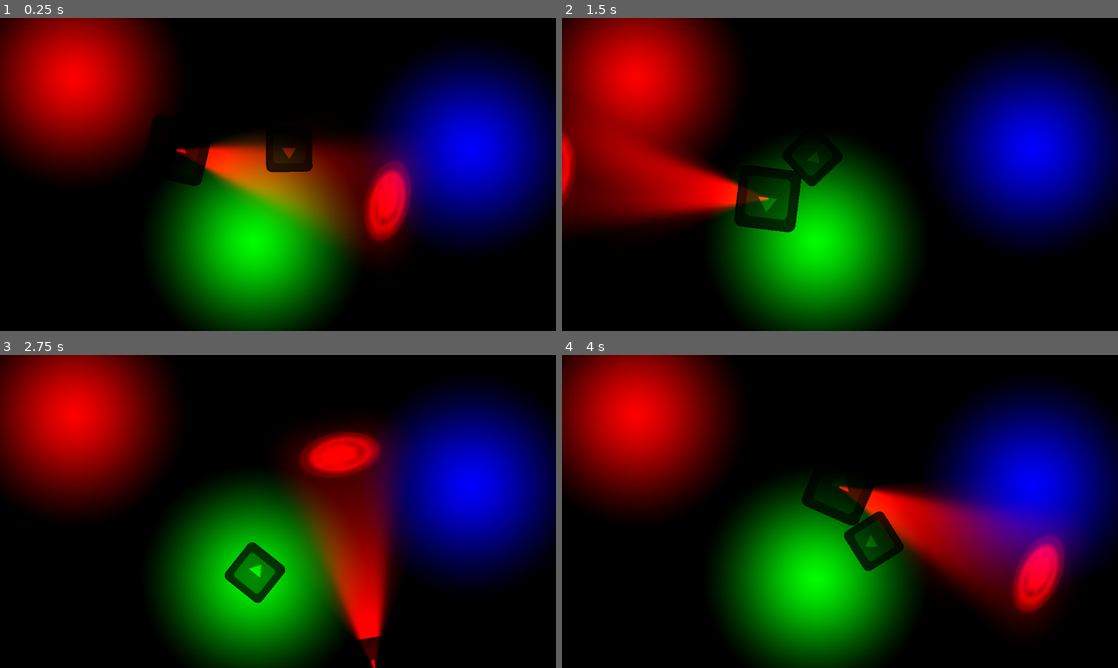
Above: before the commit, frames 1-4 (two rows, left to right).
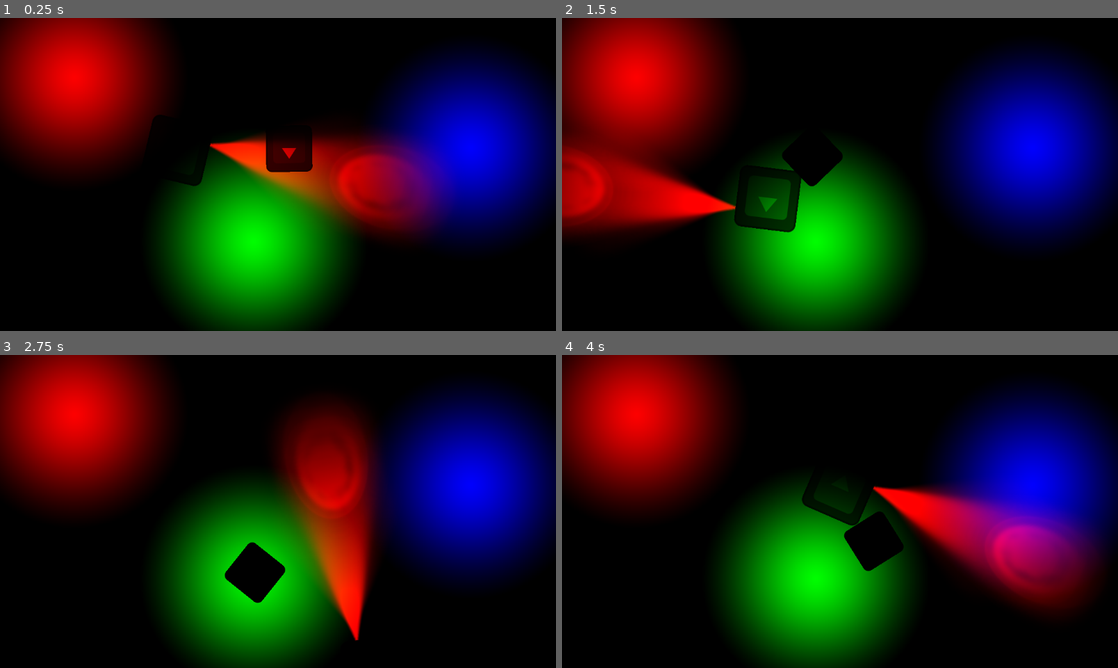
Above: after the commit, the same moments.

Repository: age-of-asparagus/chili-code-jam
Game: Godot game, scene res://world.tscn
Same seed, same stepped clock (60 frames per second), same inputs: the game is played once before the commit and once after it. The engine's default icon, where the game draws it, is replaced by a stand-in: a white triangle on a blue panel in a dark square.
Inputs (mouse positions are in pixels of both pictures, inside the frame that each line leads up to):
- Up to frame 1 (0.25 s): no input
- Up to frame 2 (1.5 s): move the mouse to (962, 158) at 0.52 s; hold Right (ui_right) 0.53-1.28 s; tap Enter at 1.25 s; move the mouse to (728, 190) at 1.27 s; hold Down (ui_down) from 1.28 s (still down)
- Up to frame 3 (2.75 s): move the mouse to (333, 442) at 2.02 s; release Down (ui_down) at 2.03 s; hold Right (ui_right) from 2.03 s (still down)
- Up to frame 4 (4 s): move the mouse to (812, 574) at 2.77 s; release Right (ui_right) at 2.78 s; hold Up (ui_up) 2.78-3.53 s; move the mouse to (1006, 558) at 3.52 s; hold Left (ui_left) from 3.53 s (still down)

The runs differ from the first frame. In frame 1, 10% of the frame differs, in the area x 31-81%, y 37-77%; in frame 2, 8.2%; in frame 3, 12%, in the area x 40-72%, y 14-100%; in frame 4, 11%.

Commit message:
Playing around with lights part 2

Diff:
--- a/LightingSystem/BasicLight.tscn
+++ b/LightingSystem/BasicLight.tscn
@@ -3,7 +3,6 @@
 [ext_resource type="Texture2D" uid="uid://clvkgk13i6gtp" path="res://LightingSystem/BasicLightGradientTexture.tres" id="1_fk03e"]
 
 [node name="PointLight2D" type="PointLight2D"]
-shadow_enabled = true
 shadow_color = Color(0.442911, 0.442911, 0.442911, 0)
 texture = ExtResource("1_fk03e")
 texture_scale = 2.0
--- a/LightingSystem/FlashLight.tscn
+++ b/LightingSystem/FlashLight.tscn
@@ -18,5 +18,6 @@
 
 [node name="CanvasModulate" type="CanvasModulate" parent="."]
 visible = false
+visibility_layer = 3
 position = Vector2(-393, -281)
 color = Color(0, 0, 0, 1)
--- /dev/null
+++ b/light_test_world.tscn
@@ -0,0 +1,28 @@
+[gd_scene load_steps=4 format=3 uid="uid://ca3koqq4dsll1"]
+
+[ext_resource type="Texture2D" uid="uid://bhxwi07oy7bb4" path="res://icon.svg" id="1_4wuoe"]
+[ext_resource type="Texture2D" uid="uid://clvkgk13i6gtp" path="res://LightingSystem/BasicLightGradientTexture.tres" id="2_iacfg"]
+[ext_resource type="PackedScene" uid="uid://bl7ioa7ir5xsw" path="res://LightingSystem/BasicLight.tscn" id="3_fdyyi"]
+
+[node name="LightTestsWorld" type="Node2D"]
+
+[node name="CanvasLayer" type="CanvasLayer" parent="."]
+
+[node name="CanvasModulate" type="CanvasModulate" parent="CanvasLayer"]
+color = Color(0, 0, 0, 1)
+
+[node name="PointLight2D" type="PointLight2D" parent="CanvasLayer"]
+position = Vector2(206, 79)
+range_layer_min = -1
+range_layer_max = 1
+texture = ExtResource("2_iacfg")
+
+[node name="PointLight2D2" parent="CanvasLayer" instance=ExtResource("3_fdyyi")]
+position = Vector2(81, 204)
+range_layer_min = -1
+range_layer_max = 1
+texture_scale = 1.0
+
+[node name="Icon" type="Sprite2D" parent="CanvasLayer"]
+position = Vector2(132, 139)
+texture = ExtResource("1_4wuoe")
--- a/player.tscn
+++ b/player.tscn
@@ -10,6 +10,7 @@
 script = ExtResource("1_w1kno")
 
 [node name="Sprite2D" type="Sprite2D" parent="."]
+light_mask = 63
 texture = ExtResource("2_incig")
 
 [node name="CollisionShape2D" type="CollisionShape2D" parent="."]
--- a/project.godot
+++ b/project.godot
@@ -59,6 +59,15 @@
 ]
 }
 
+[layer_names]
+
+2d_render/layer_1="Red"
+2d_render/layer_2="Yellow"
+2d_render/layer_3="Green"
+2d_render/layer_4="Cyan"
+2d_render/layer_5="Blue"
+2d_render/layer_6="Magenta"
+
 [rendering]
 
 renderer/rendering_method="gl_compatibility"
--- a/world.tscn
+++ b/world.tscn
@@ -1,9 +1,10 @@
-[gd_scene load_steps=6 format=3 uid="uid://cs26ourwgjhd"]
+[gd_scene load_steps=7 format=3 uid="uid://cs26ourwgjhd"]
 
 [ext_resource type="PackedScene" uid="uid://bl7ioa7ir5xsw" path="res://LightingSystem/BasicLight.tscn" id="1_0tysx"]
 [ext_resource type="PackedScene" uid="uid://dicw2plihs8to" path="res://player.tscn" id="1_1n0kl"]
 [ext_resource type="PackedScene" uid="uid://c3u8uesabnv5a" path="res://enemy.tscn" id="2_ixb4d"]
 [ext_resource type="PackedScene" uid="uid://0slhet8daytj" path="res://LightingSystem/FlashLight.tscn" id="3_qnify"]
+[ext_resource type="Texture2D" uid="uid://48gqog2dlms3" path="res://LightingSystem/LightTextures/CustomSpotlight2.png" id="4_2tucr"]
 
 [sub_resource type="NavigationPolygon" id="NavigationPolygon_ota0r"]
 vertices = PackedVector2Array(1133.95, 636.969, 18.0391, 634.023, 20.9531, 18.9688, 1131.04, 16.0234)
@@ -11,6 +12,7 @@
 outlines = Array[PackedVector2Array]([PackedVector2Array(11, 9, 8, 644, 1144, 647, 1141, 6)])
 
 [node name="World" type="Node2D"]
+visibility_layer = 3
 
 [node name="NavigationRegion2D" type="NavigationRegion2D" parent="."]
 navigation_polygon = SubResource("NavigationPolygon_ota0r")
@@ -18,33 +20,38 @@
 
 [node name="Lighting" type="Node2D" parent="."]
 
+[node name="CanvasModulate" type="CanvasModulate" parent="Lighting"]
+color = Color(0, 0, 0, 1)
+
 [node name="Background" type="ColorRect" parent="Lighting"]
+light_mask = 63
 offset_right = 40.0
 offset_bottom = 40.0
 scale = Vector2(29.0199, 16.3978)
 
-[node name="CanvasModulate" type="CanvasModulate" parent="Lighting"]
-color = Color(0, 0, 0, 1)
-
 [node name="Lights" type="Node2D" parent="Lighting"]
 
-[node name="PointLight2D" parent="Lighting/Lights" instance=ExtResource("1_0tysx")]
+[node name="Red" parent="Lighting/Lights" instance=ExtResource("1_0tysx")]
 position = Vector2(154, 123)
 color = Color(1, 0, 0, 1)
 
-[node name="PointLight2D2" parent="Lighting/Lights" instance=ExtResource("1_0tysx")]
+[node name="Green" parent="Lighting/Lights" instance=ExtResource("1_0tysx")]
 position = Vector2(526, 463)
 color = Color(0, 1, 0, 1)
+range_item_cull_mask = 4
 
-[node name="PointLight2D3" parent="Lighting/Lights" instance=ExtResource("1_0tysx")]
+[node name="Blue" parent="Lighting/Lights" instance=ExtResource("1_0tysx")]
 position = Vector2(975, 269)
 color = Color(0, 0, 1, 1)
+range_item_cull_mask = 16
 
 [node name="Player" parent="." instance=ExtResource("1_1n0kl")]
 position = Vector2(367, 274)
 
 [node name="PointLight2D" parent="Player" instance=ExtResource("3_qnify")]
+position = Vector2(336, -25)
 color = Color(1, 0, 0, 1)
+texture = ExtResource("4_2tucr")
 
 [node name="Enemy" parent="." instance=ExtResource("2_ixb4d")]
 position = Vector2(634, 270)
Binary file added: LightingSystem/LightTextures/CustomSpotlight2.png
Not shown, added: LightingSystem/LightTextures/CustomSpotlight2.png.import
Not shown, changed: LightingSystem/LightTextures/CustomSpotlight1.xcf
